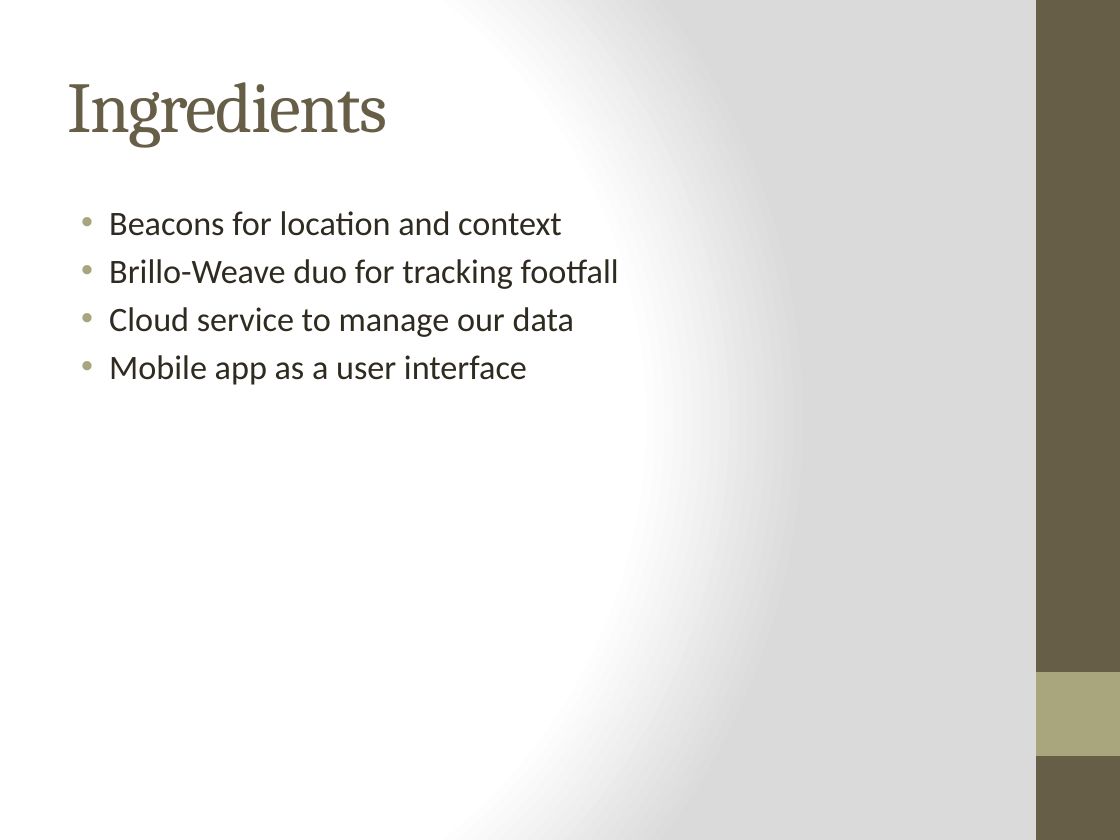
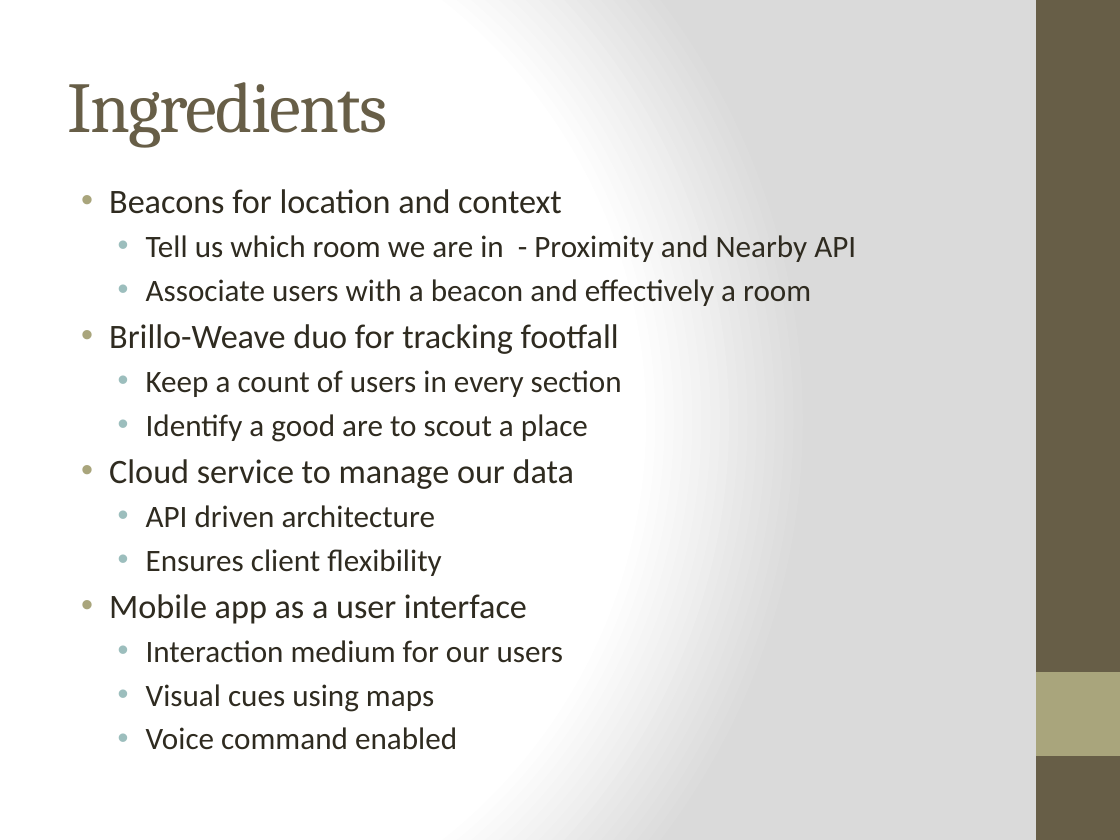
Before and after one commit to IoThingers/TermProject, a slide deck: slide 4 of FinalPresentation.pptx. Drawn at 1120x840 pixels with LibreOffice and Linux fonts; fonts in the diff are those of the drawing; background and template pictures are left out. Boxes give left, top, right and bottom in pixels: in the first picture for what was removed or moved away, otherwise in the second. Text is boxed around its words. In the diff, an @@ line names an element or a change of style, - is before the commit and + after.

```diff
--- a/FinalPresentation.pptx
+++ b/FinalPresentation.pptx
@@ text "Beacons for location and context": place and size @@
-text "Beacons for location and context" at [109,211,619,385]
+text "Beacons for location and context" at [109,189,856,750]
@@ text at [146,235,856,306]: paragraphs added @@
+  • Tell us which room we are in - Proximity and Nearby API
+  • Associate users with a beacon and effectively a room
@@ text at [146,370,622,442]: paragraphs added @@
+  • Keep a count of users in every section
+  • Identify a good are to scout a place
@@ text at [146,505,441,576]: paragraphs added @@
+  • API driven architecture
+  • Ensures client flexibility
@@ text at [146,640,564,750]: paragraphs added @@
+  • Interaction medium for our users
+  • Visual cues using maps
+  • Voice command enabled
```
Also in this commit, not shown: 1 other file.
